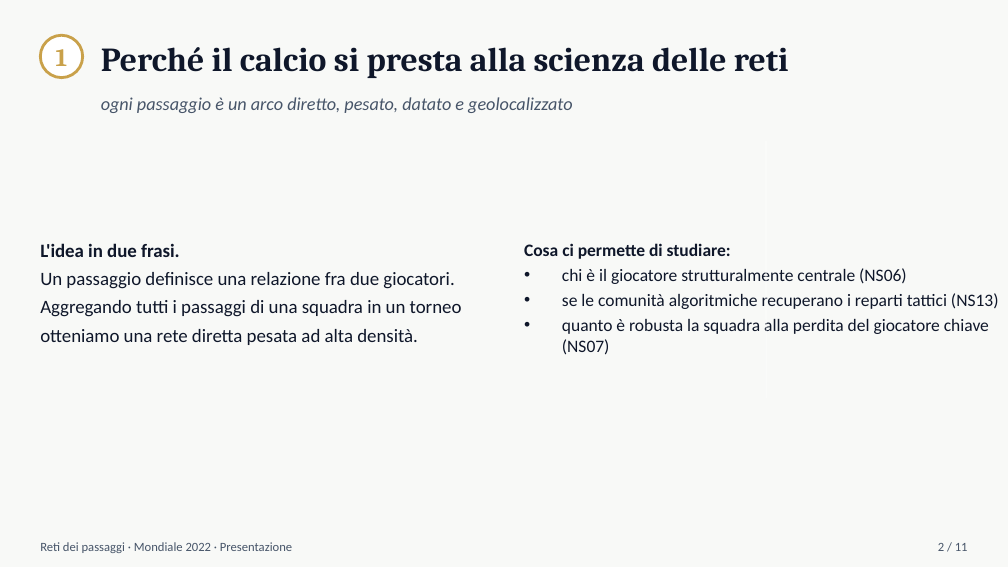
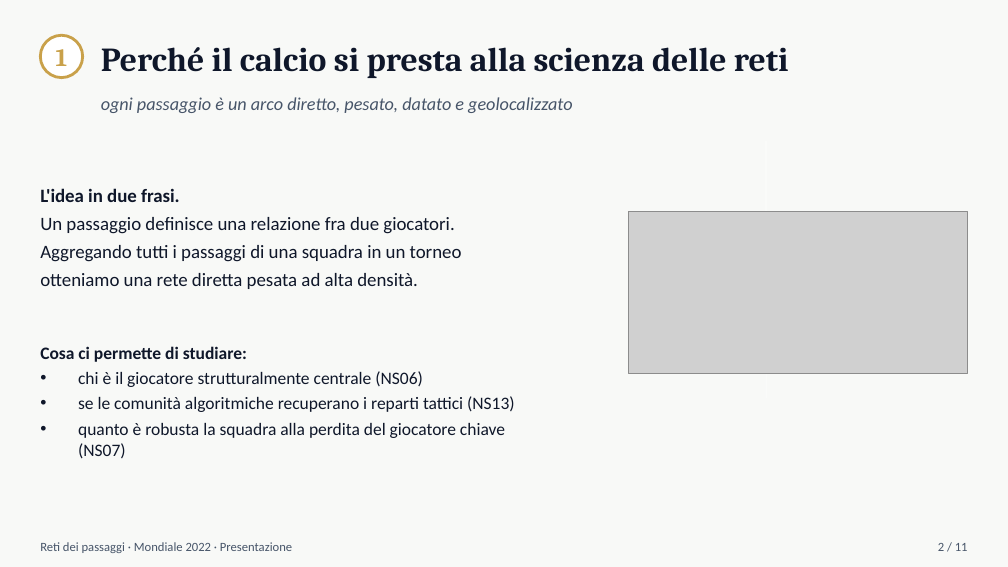
Before and after one commit to Francesco-Bongio/ProgettoAVRC, a slide deck: slide 2 of presentazioneAVRC.pptx. Drawn at 1008x567 pixels with LibreOffice and Linux fonts; fonts in the diff are those of the drawing; grey boxes stand for pictures. Boxes give left, top, right and bottom in pixels: in the first picture for what was removed or moved away, otherwise in the second. Text is boxed around its words. In the diff, an @@ line names an element or a change of style, - is before the commit and + after.

Commit message:
Aggiunta visualizzazione dinamica per quanto riguarda la finale argentina francia

```diff
--- a/presentazioneAVRC.pptx
+++ b/presentazioneAVRC.pptx
@@ text "L'idea in due frasi.": place and size @@
-text "L'idea in due frasi." at <box>40,243,462,345</box>
+text "L'idea in due frasi." at <box>40,188,462,289</box>
@@ picture added at <box>628,212,968,374</box> @@
@@ text "Cosa ci permette di studiare:": place and size @@
-text "Cosa ci permette di studiare:" at <box>524,243,999,355</box>
+text "Cosa ci permette di studiare:" at <box>40,346,515,459</box>
```
Also in this commit, not shown: 2 other slides changed, 1 slide added, 1 slide removed, 3 other files.
